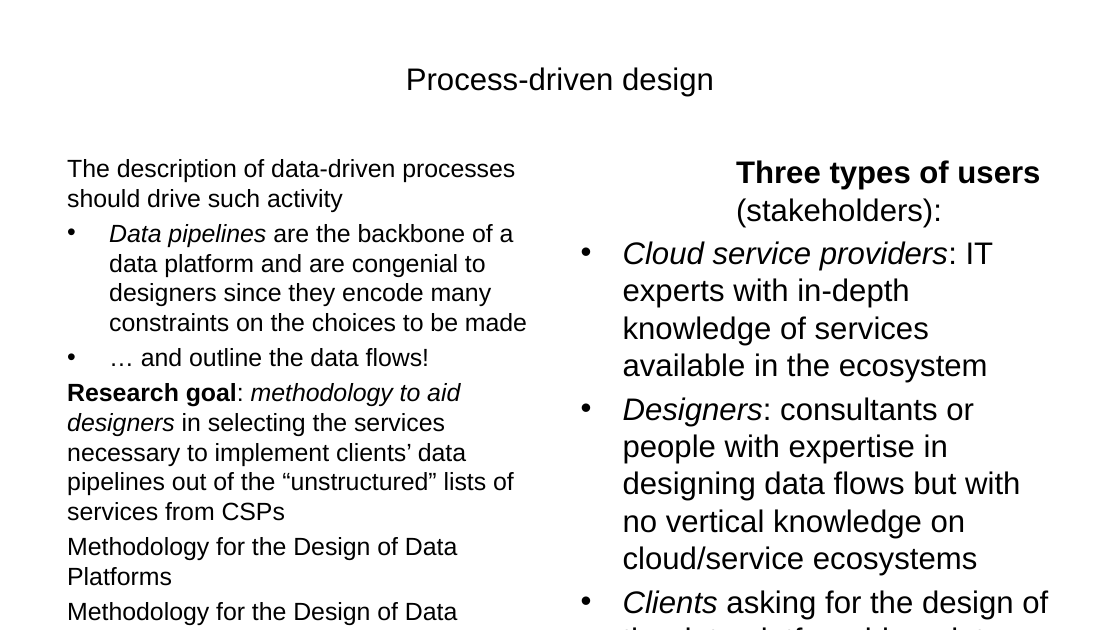
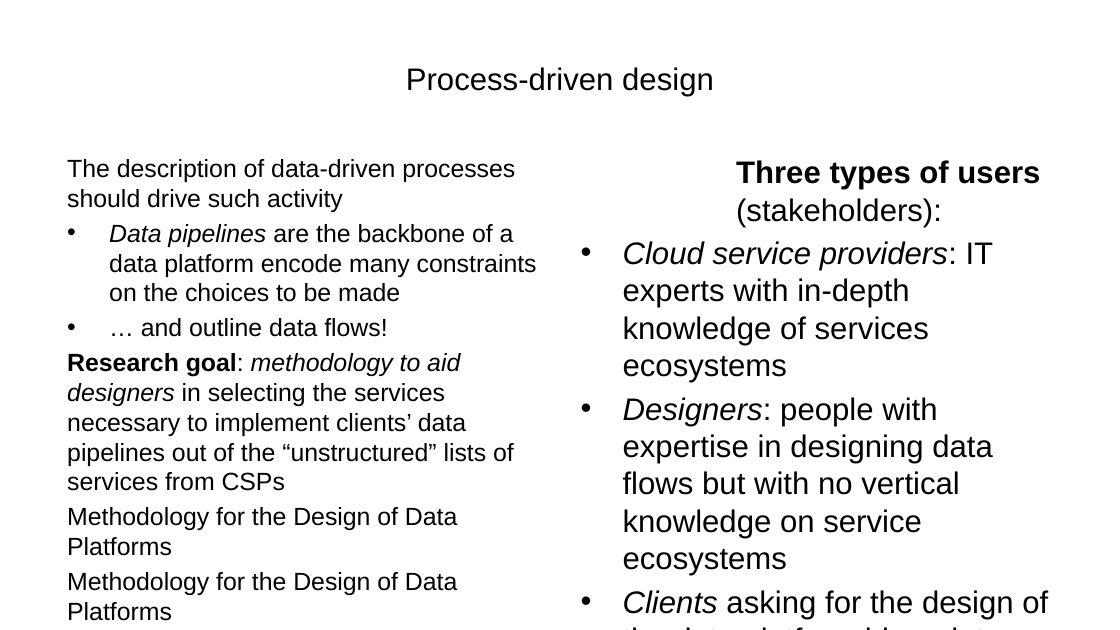
Before and after one commit to ManuelePasini/slides-markdown, a slide deck: slide 7 of dolap_2024_slides.pptx. Drawn at 1120x630 pixels with LibreOffice and Linux fonts; fonts in the diff are those of the drawing. Boxes give left, top, right and bottom in pixels: in the first picture for what was removed or moved away, otherwise in the second. Text is boxed around its words. In the diff, an @@ line names an element or a change of style, - is before the commit and + after.

```diff
--- a/dolap_2024_slides.pptx
+++ b/dolap_2024_slides.pptx
@@ text at [109,224,537,337]: text changed @@
-• Data pipelines are the backbone of a data platform and are congenial to designers since they encode many constraints on the choices to be made
-• … and outline the data flows!
+• Data pipelines are the backbone of a data platform encode many constraints on the choices to be made
+• … and outline data flows!
@@ text at [623,241,1048,619]: text changed @@
-• Cloud service providers: IT experts with in-depth knowledge of services available in the ecosystem
-• Designers: consultants or people with expertise in designing data flows but with no vertical knowledge on cloud/service ecosystems
-• Clients asking for the design of the data platform blueprint (e.g., partners involved in the same project)
+• Cloud service providers: IT experts with in-depth knowledge of services ecosystems
+• Designers: people with expertise in designing data flows but with no vertical knowledge on service ecosystems
+• Clients asking for the design of the data platform blueprint
```
Also in this commit, not shown: 6 other slides changed, 1 slide removed, 2 other files.
